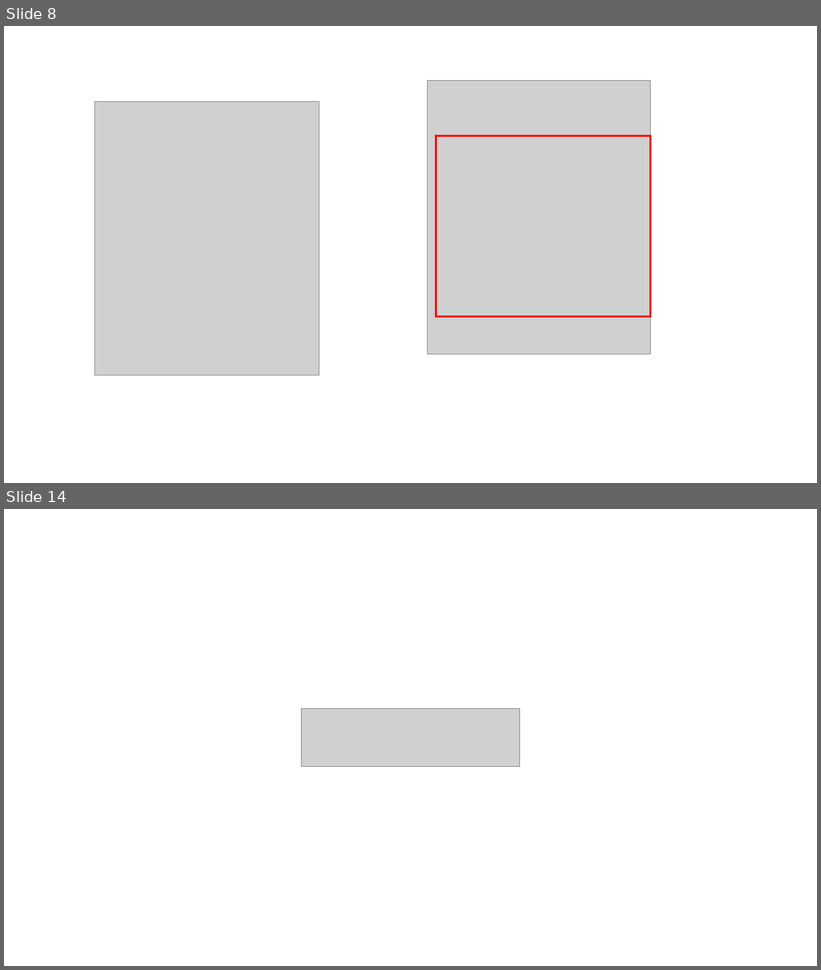
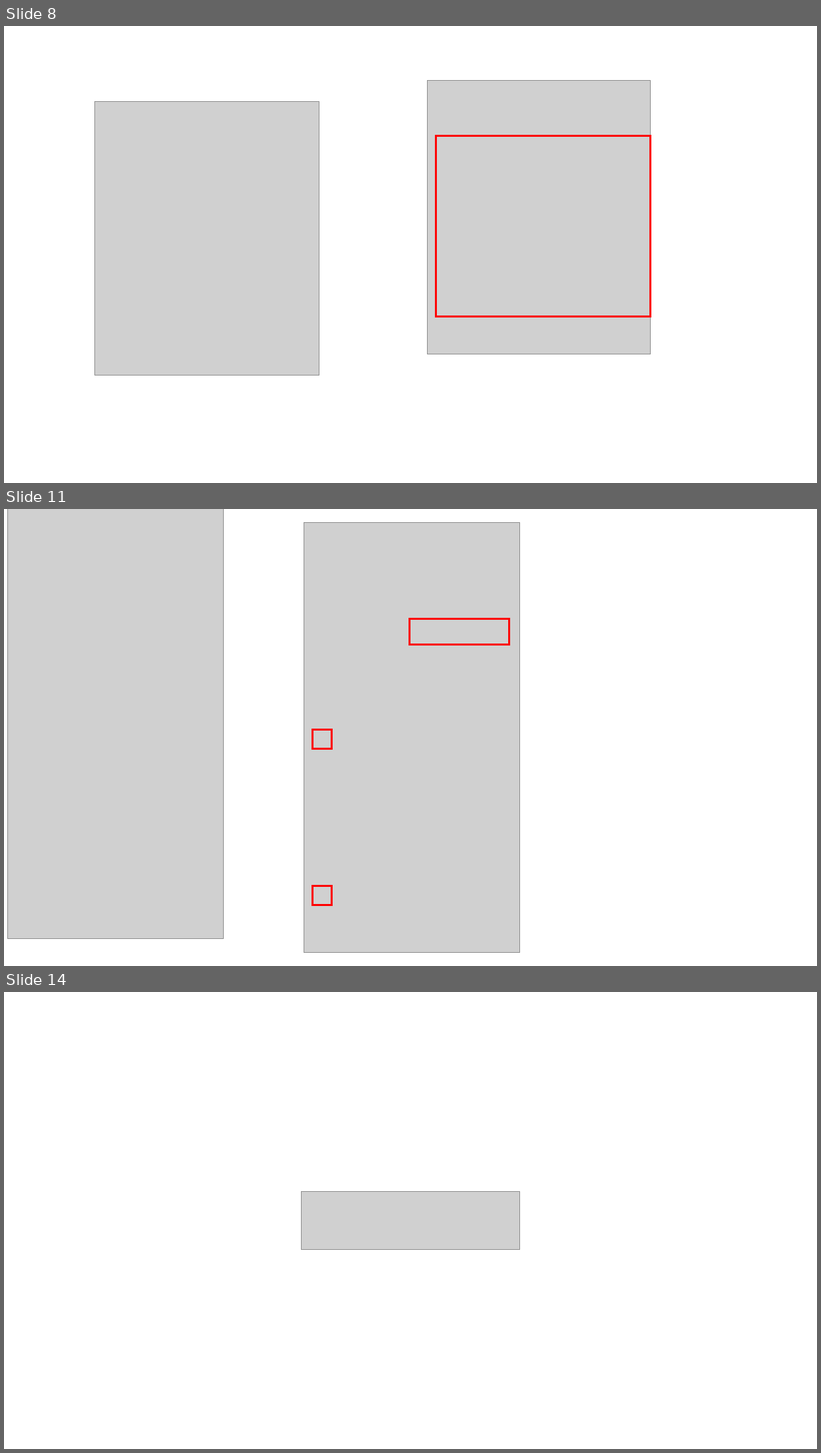
Before and after one commit to nishida2073/project_management, a slide deck: tool/smstokintone/docs/スクリーンショット.pptx. Shown one above the other, each under a label of ours: slides 8 and 14 before the commit, slides 8, 11 and 14 after it; the slides between them are not shown. The pictures are 821x970 and 821x1453 pixels, drawn with LibreOffice and Linux fonts; fonts in the diff are those of the drawing; grey boxes stand for pictures. Boxes give left, top, right and bottom in pixels: in the first picture for what was removed or moved away, otherwise in the second. Text is boxed around its words. In the diff, an @@ line names an element or a change of style, - is before the commit and + after.

```diff
--- a/tool/smstokintone/docs/スクリーンショット.pptx
+++ b/tool/smstokintone/docs/スクリーンショット.pptx
@@ slide 11 added at [4,509,817,966], background #FFFFFF @@
@@ picture added at [8,509,224,939] @@
@@ picture added at [304,522,520,953] @@
@@ rectangle added at [410,619,509,645], outline #FF0000 2.25 pt @@
@@ rectangle added at [313,730,331,749], outline #FF0000 2.25 pt @@
@@ rectangle added at [313,886,331,905], outline #FF0000 2.25 pt @@
```
Also in this commit, not shown: 10 other slides added, 9 slides removed, 11 other files.
